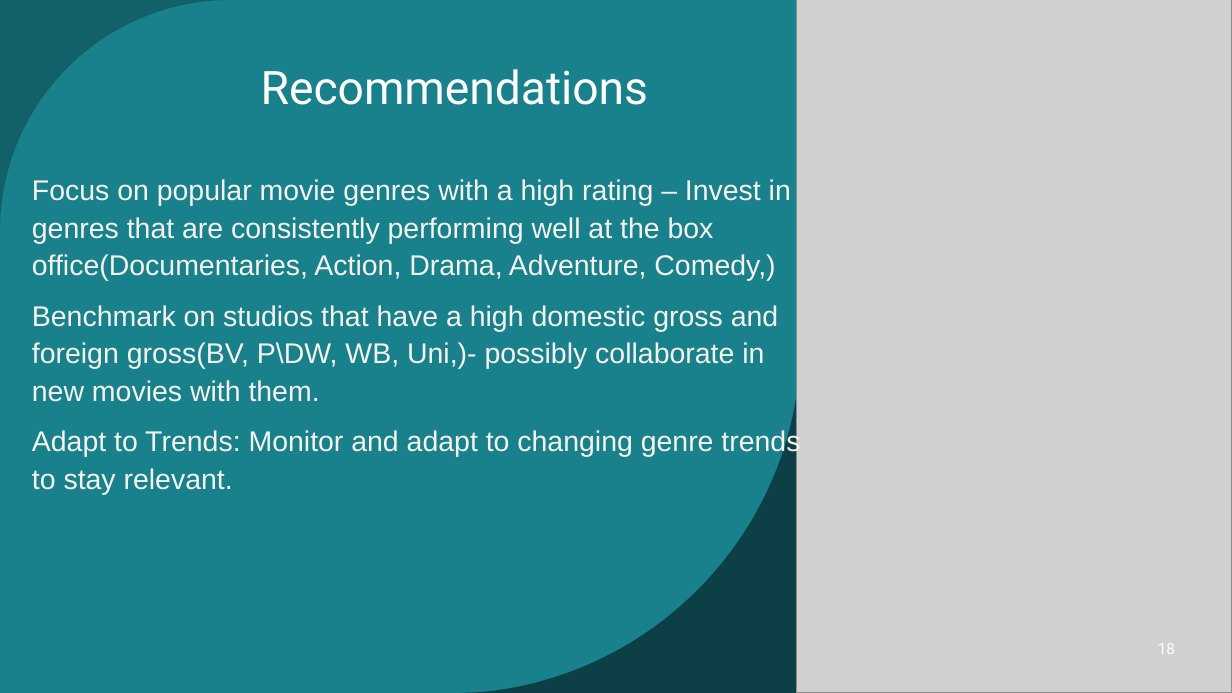
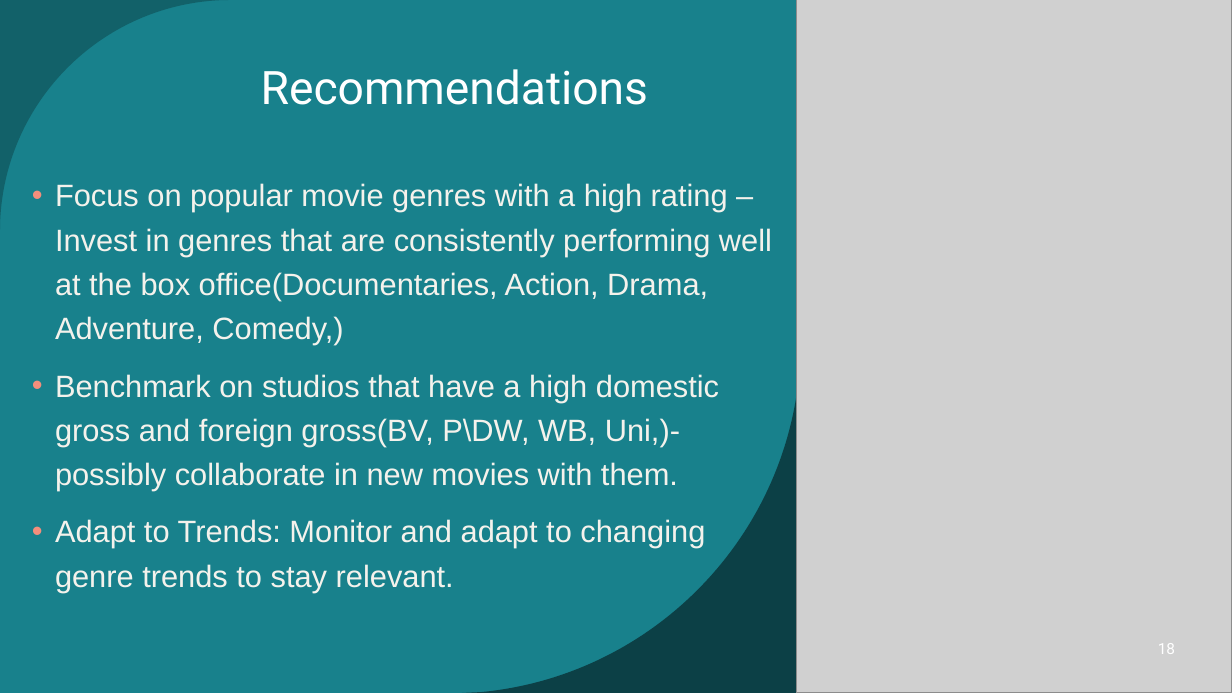
Before and after one commit to wambuiGicheha/Project1, a slide deck: slide 18 of Presentation.pptx. Drawn at 1232x693 pixels with LibreOffice and Linux fonts; fonts in the diff are those of the drawing; grey boxes stand for pictures. Boxes give left, top, right and bottom in pixels: in the first picture for what was removed or moved away, otherwise in the second. Text is boxed around its words. In the diff, an @@ line names an element or a change of style, - is before the commit and + after.

```diff
--- a/Presentation.pptx
+++ b/Presentation.pptx
@@ text "Focus on popular movie genres ..." at (55,183,772,592): size 22.2 to 24 pt; bullet none to •; line spacing 1.1 to 1.2 @@
```
Also in this commit, not shown: 4 other slides changed.
